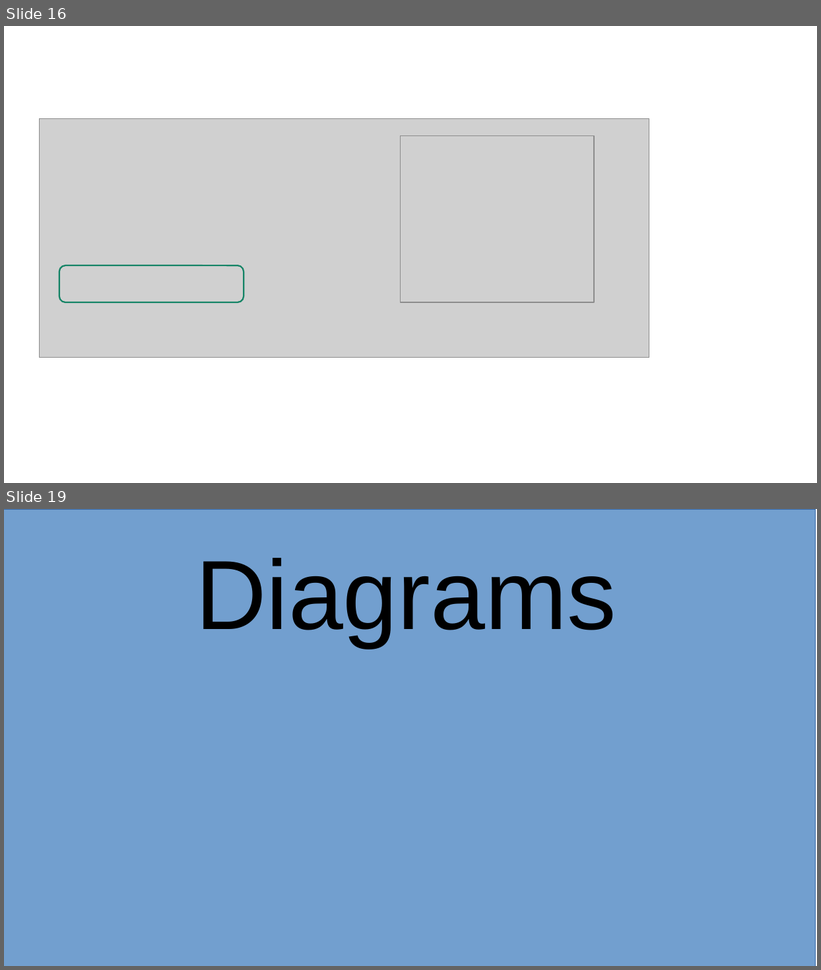
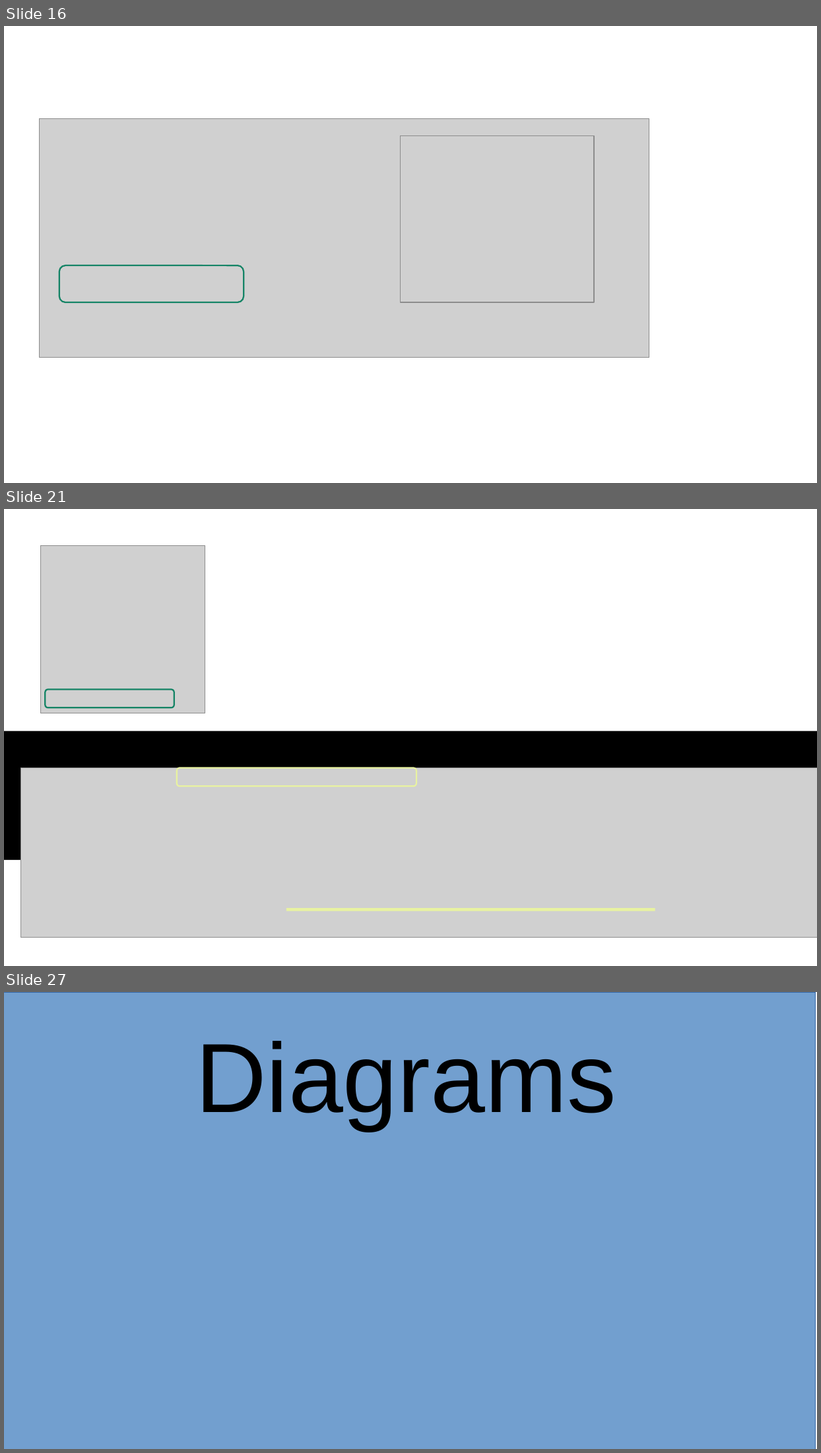
Before and after one commit to albertoRamon/DAB_SWA_AAD, a slide deck: Pictures.odp. Shown one above the other, each under a label of ours: slides 16 and 19 before the commit, slides 16, 21 and 27 after it; the slides between them are not shown. The pictures are 821x970 and 821x1453 pixels, drawn with LibreOffice and Linux fonts; fonts in the diff are those of the drawing; grey boxes stand for pictures. Boxes give left, top, right and bottom in pixels: in the first picture for what was removed or moved away, otherwise in the second. Text is boxed around its words. In the diff, an @@ line names an element or a change of style, - is before the commit and + after.

```diff
--- a/Pictures.odp
+++ b/Pictures.odp
@@ slide 21 added at (4, 509, 817, 966), background #FFFFFF @@
@@ picture added at (41, 546, 205, 714) @@
@@ rounded rectangle added at (46, 690, 174, 708), outline #158466 1.45 pt @@
@@ rectangle added at (4, 731, 817, 860), fill #000000 @@
@@ picture added at (21, 768, 817, 938) @@
@@ rounded rectangle added at (177, 768, 416, 786), outline #E8F2A1 1.45 pt @@
@@ line added from (286, 910) to (655, 910), #E8F2A1 2.89 pt @@
@@ what was slide 19 is now slide 27 @@
```
Also in this commit, not shown: 7 other slides added, 1 other file.
